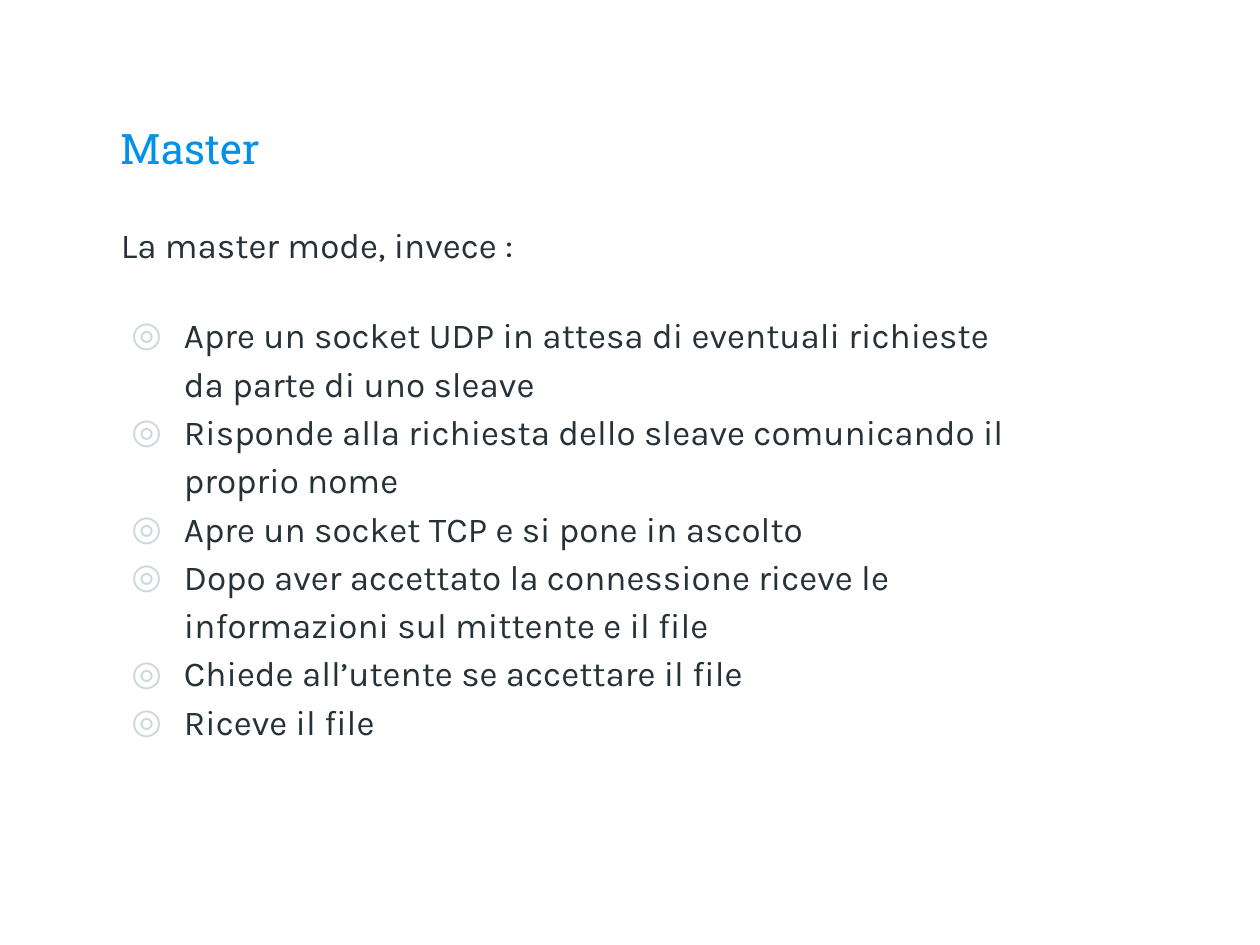
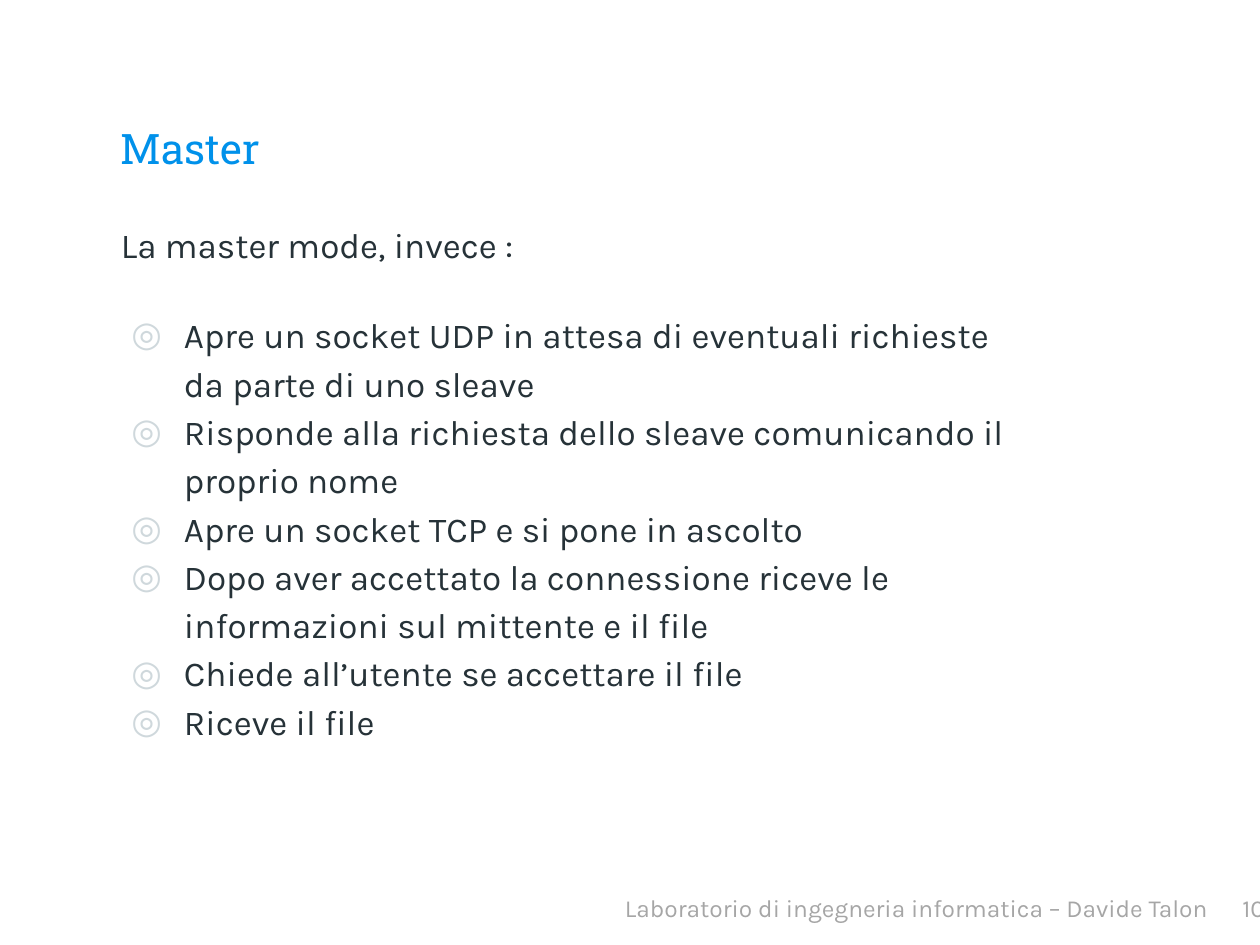
Before and after one commit to davidetalon/link, a slide deck: slide 11 of Presentation slides/Presentazione.pptx. Drawn at 1260x945 pixels with LibreOffice and Linux fonts; fonts in the diff are those of the drawing; background and template pictures are left out. Boxes give left, top, right and bottom in pixels: in the first picture for what was removed or moved away, otherwise in the second. Text is boxed around its words. In the diff, an @@ line names an element or a change of style, - is before the commit and + after.

```diff
--- a/Presentation slides/Presentazione.pptx
+++ b/Presentation slides/Presentazione.pptx
@@ text added at box(625, 900, 1260, 923), 14 pt, text #A6A6A6 @@
+Laboratorio di ingegneria informatica – Davide Talon 10
```
Also in this commit, not shown: 25 other slides changed, 2 slides added, 1 slide removed.
